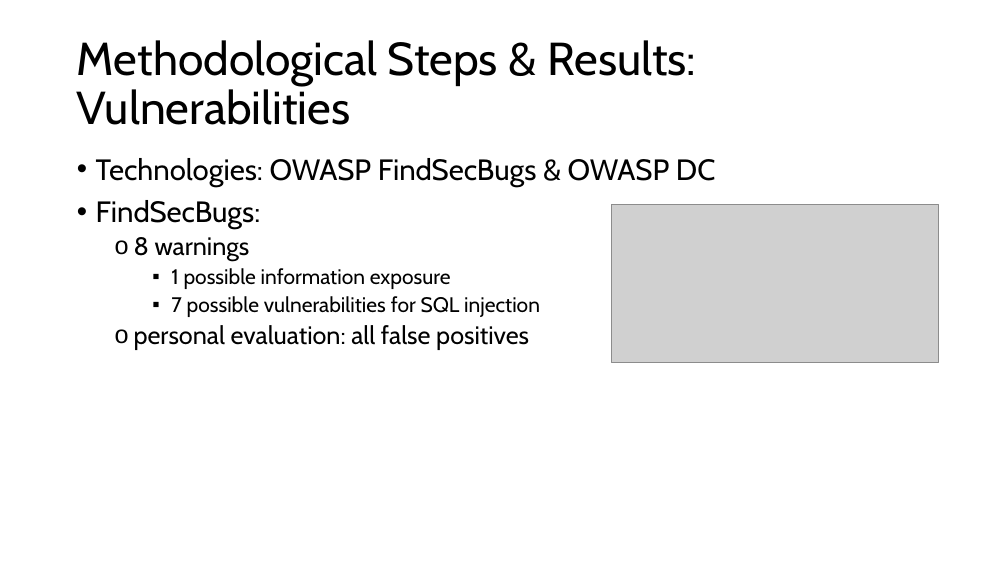
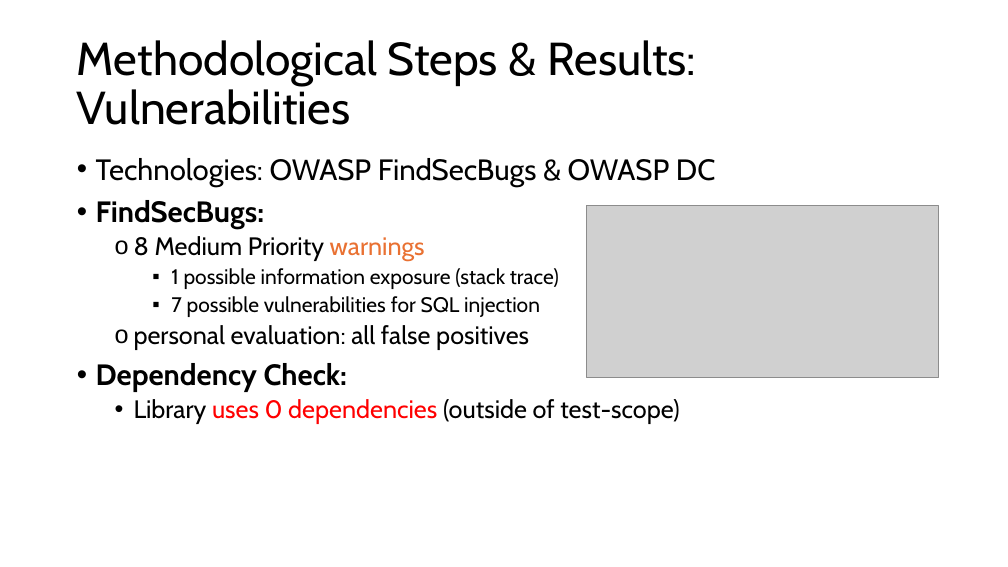
Before and after one commit to Erasmus-In-Salerno/presentation, a slide deck: slide 27 of Presentation_Sof_Dep_Project.pptx (slide 12 before the commit). Drawn at 1008x567 pixels with LibreOffice and Linux fonts; fonts in the diff are those of the drawing; grey boxes stand for pictures. Boxes give left, top, right and bottom in pixels: in the first picture for what was removed or moved away, otherwise in the second. Text is boxed around its words. In the diff, an @@ line names an element or a change of style, - is before the commit and + after.

```diff
--- a/Presentation_Sof_Dep_Project.pptx
+++ b/Presentation_Sof_Dep_Project.pptx
@@ text at box(96, 200, 264, 229): bold on in "FindSecBugs:" @@
@@ picture: place and size @@
-picture at box(612, 204, 939, 362)
+picture at box(587, 206, 939, 377)
@@ text at box(134, 236, 559, 289): text changed @@
-  o 8 warnings
-    ▪ 1 possible information exposure
+  o 8 Medium Priority warnings
+    ▪ 1 possible information exposure (stack trace)
@@ text at box(96, 363, 679, 424): paragraphs added @@
+• Dependency Check:
+  • Library uses 0 dependencies (outside of test-scope)
```
Also in this commit, not shown: 15 other slides changed, 20 slides added, 2 slides removed.
